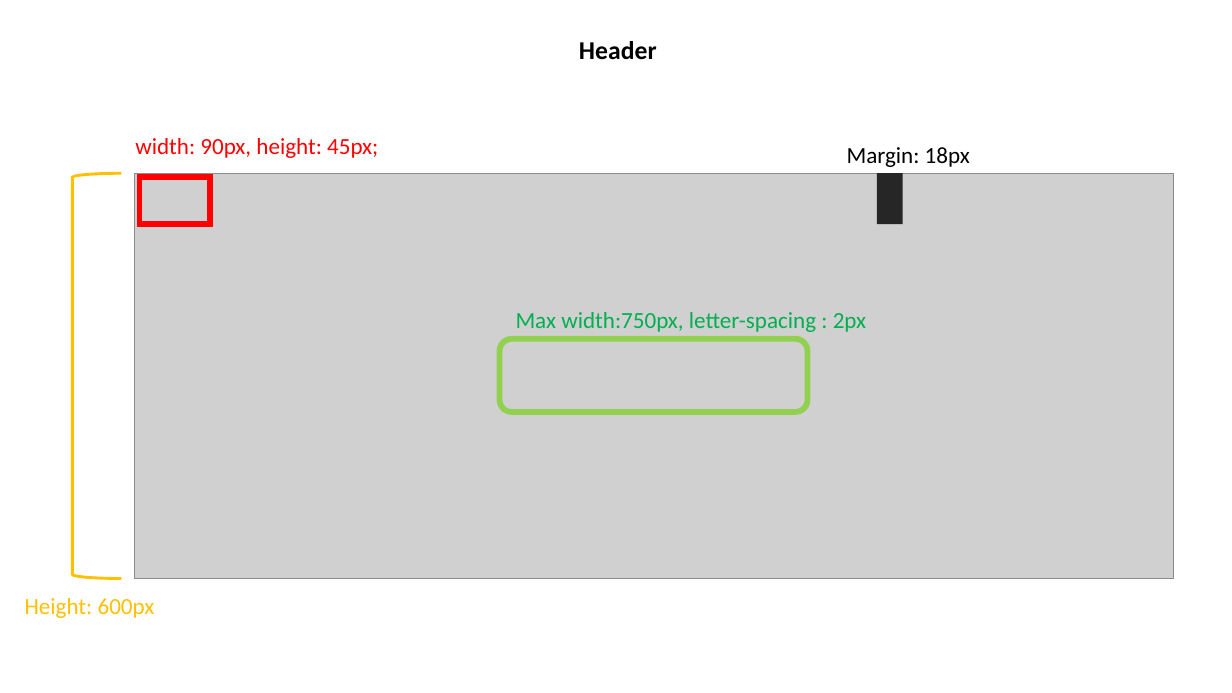
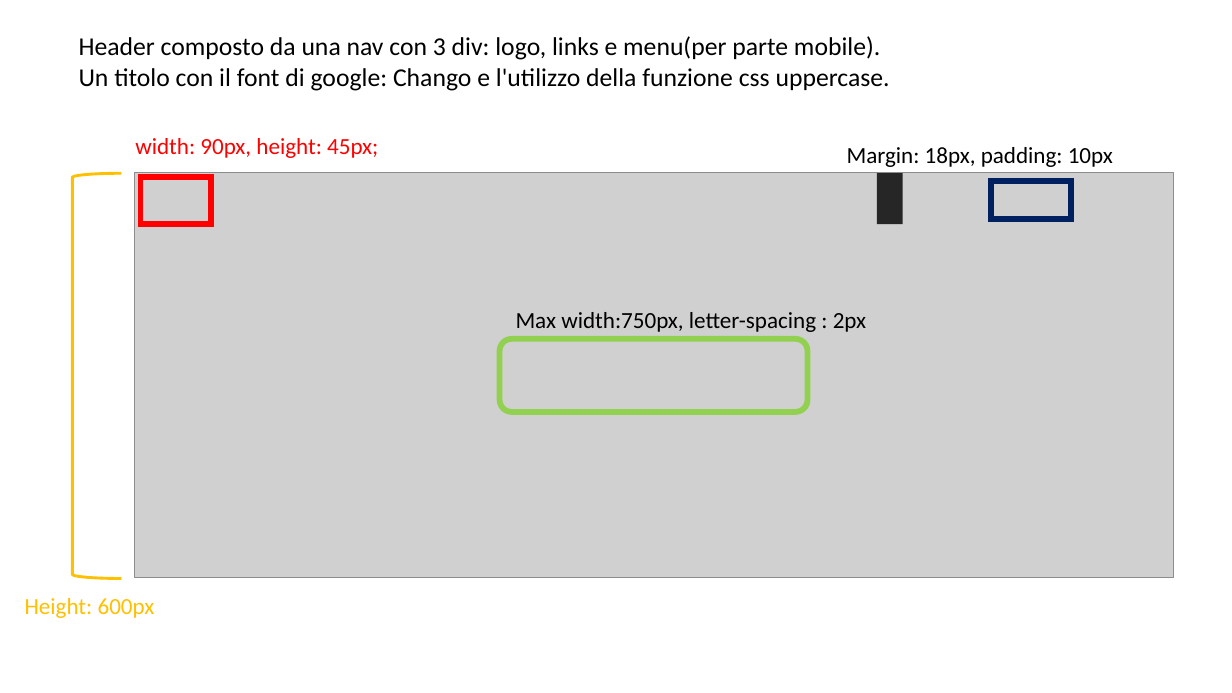
Before and after one commit to O46002060/mhw1, a slide deck: slide 2 of mhw1.pptx. Drawn at 1232x693 pixels with LibreOffice and Linux fonts; fonts in the diff are those of the drawing; grey boxes stand for pictures. Boxes give left, top, right and bottom in pixels: in the first picture for what was removed or moved away, otherwise in the second. Text is boxed around its words. In the diff, an @@ line names an element or a change of style, - is before the commit and + after.

```diff
--- a/mhw1.pptx
+++ b/mhw1.pptx
@@ text at [79, 36, 890, 91]: text changed; bold off @@
-    Header
+    Header composto da una nav con 3 div: logo, links e menu(per parte mobile).
+    Un titolo con il font di google: Chango e l'utilizzo della funzione css uppercase.
@@ text at [847, 147, 1113, 167]: text changed @@
-Margin: 18px
+Margin: 18px, padding: 10px
@@ rectangle added at [992, 181, 1071, 220], outline #002060 4.5 pt @@
@@ text "Max width:750px, letter-spacing : 2px" at [516, 312, 866, 332]: text colour #00B050 to #000000 @@
```
Also in this commit, not shown: 2 other slides changed, 1 slide added.
